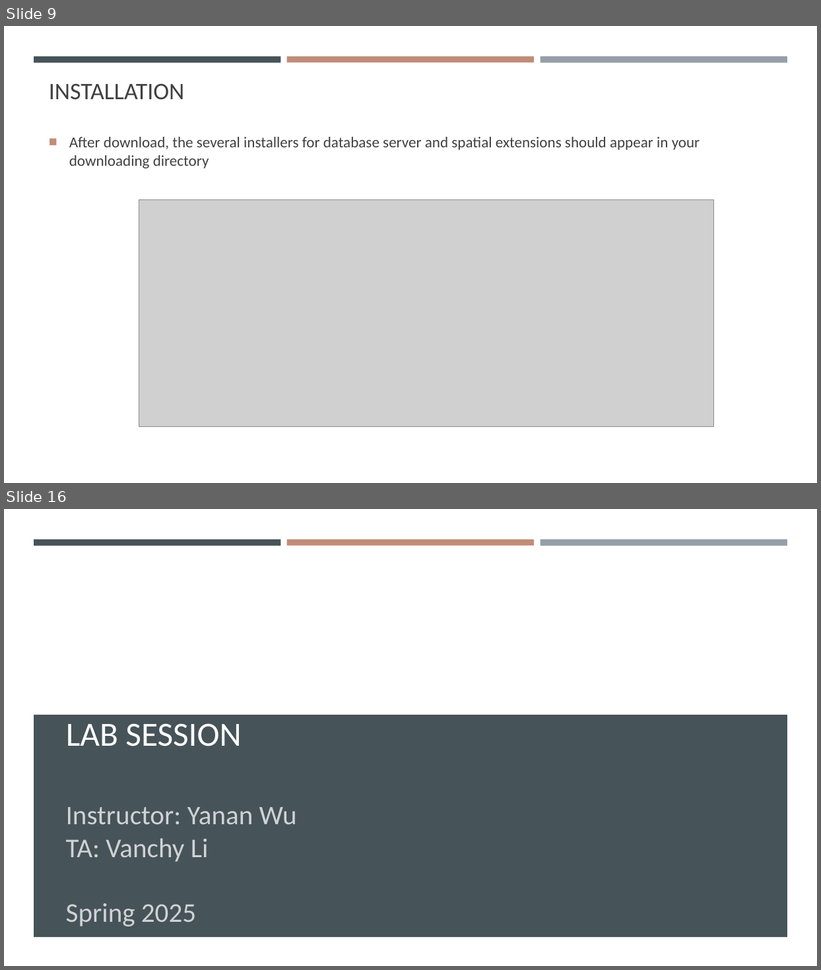
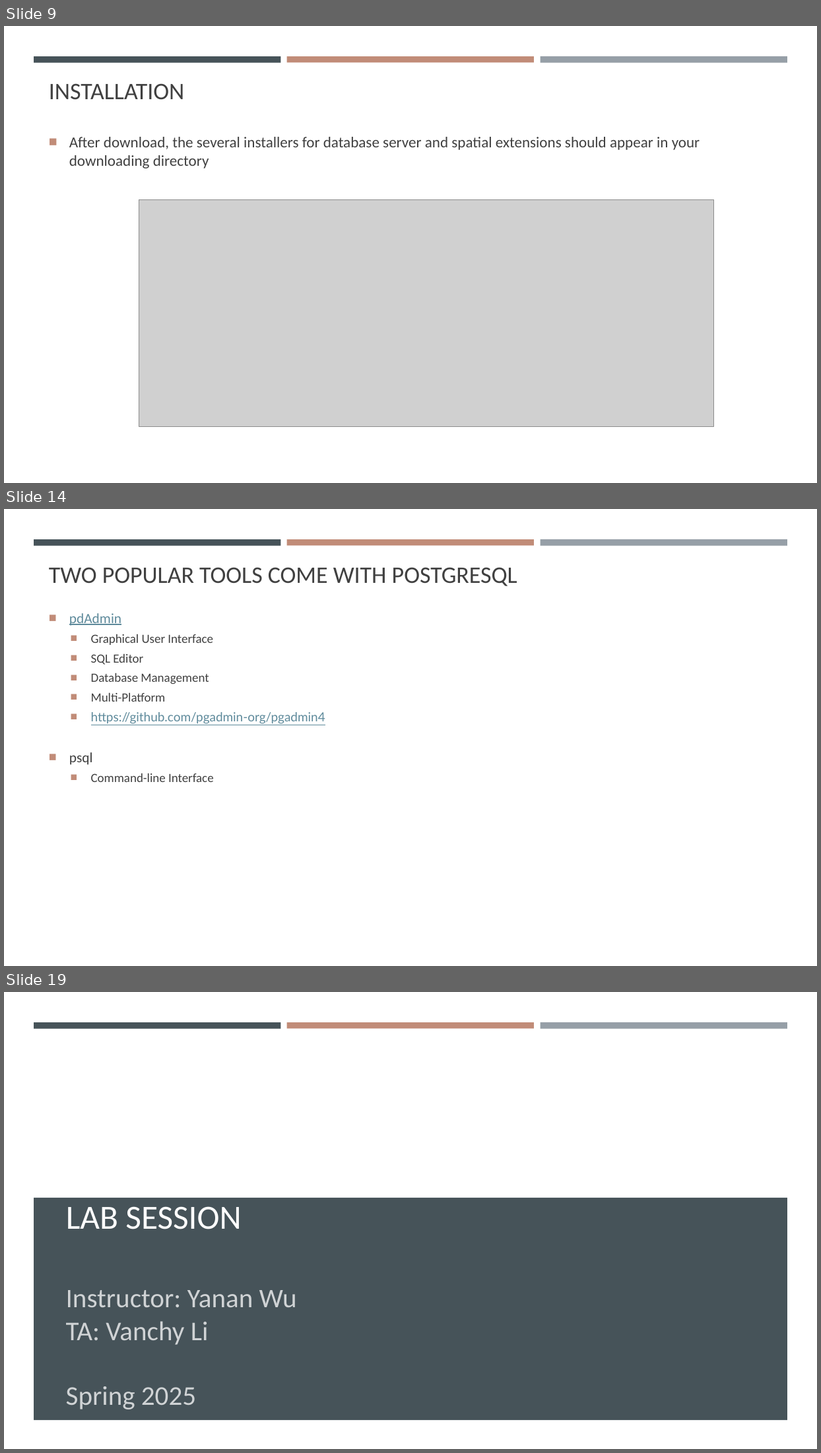
Before and after one commit to gisynw/ssj-376, a slide deck: docs/Lectures/Week02/Week02_SoftwareInstallation.pptx. Shown one above the other, each under a label of ours: slides 9 and 16 before the commit, slides 9, 14 and 19 after it; the slides between them are not shown. The pictures are 821x970 and 821x1453 pixels, drawn with LibreOffice and Linux fonts; fonts in the diff are those of the drawing; grey boxes stand for pictures; background and template pictures are left out. Boxes give left, top, right and bottom in pixels: in the first picture for what was removed or moved away, otherwise in the second. Text is boxed around its words. In the diff, an @@ line names an element or a change of style, - is before the commit and + after.

```diff
--- a/docs/Lectures/Week02/Week02_SoftwareInstallation.pptx
+++ b/docs/Lectures/Week02/Week02_SoftwareInstallation.pptx
@@ slide 14 added at (x1=4, y1=509, x2=817, y2=966), background #FFFFFF; not listed: 3 template elements that a slide beside it also shows @@
@@ title added at (x1=49, y1=567, x2=517, y2=586), 28 pt, text #404040 @@
+TWO POPULAR TOOLS COME WITH POSTGRESQL
@@ text added at (x1=69, y1=613, x2=325, y2=782), 14.8 pt, text #404040 @@
+■ pdAdmin
+  ■ Graphical User Interface
+  ■ SQL Editor
+  ■ Database Management
+  ■ Multi-Platform
+  ■ https://github.com/pgadmin-org/pgadmin4
+■ psql
+  ■ Command-line Interface
@@ what was slide 16 is now slide 19 @@
```
Also in this commit, not shown: 6 slides changed, 5 other slides added, 3 slides removed, 1 other file.
